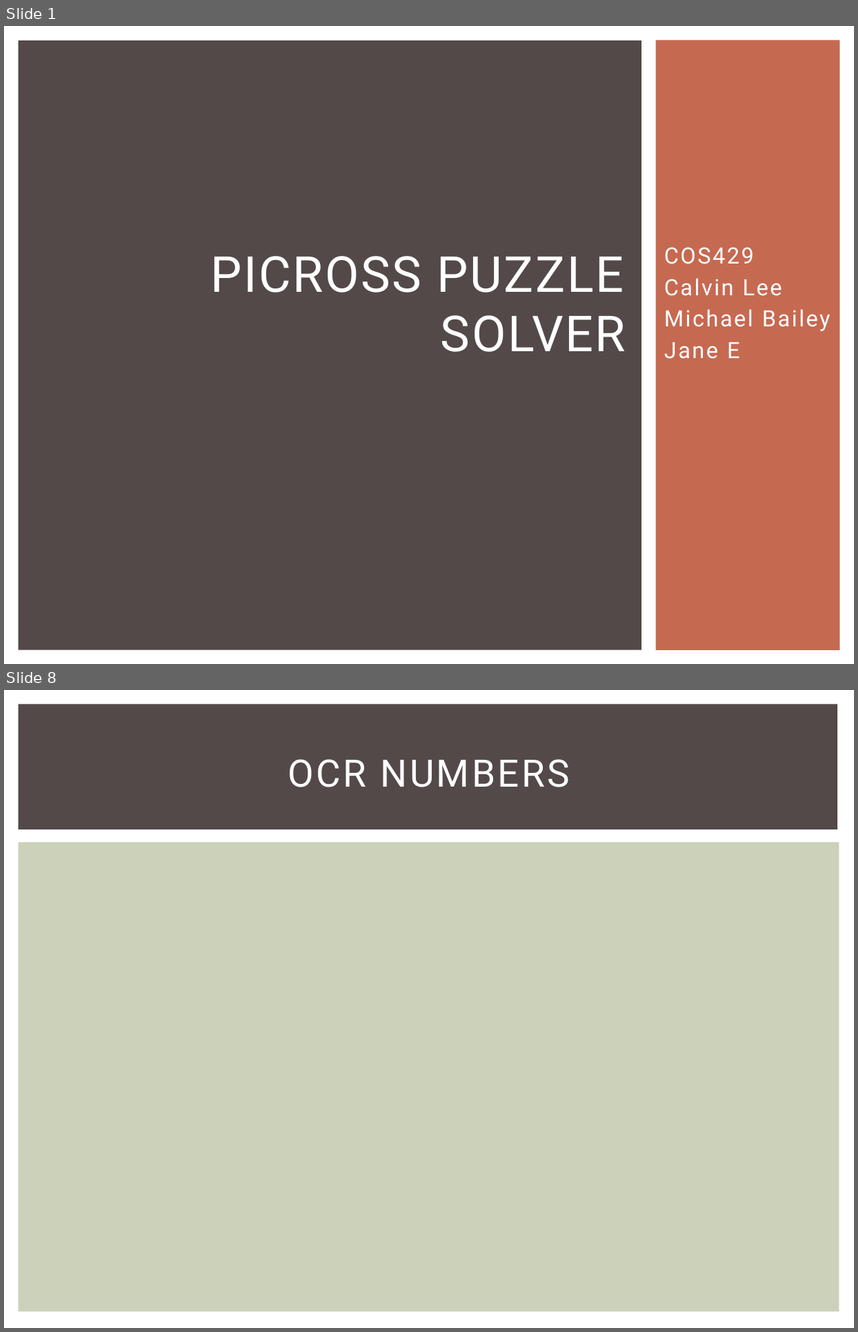
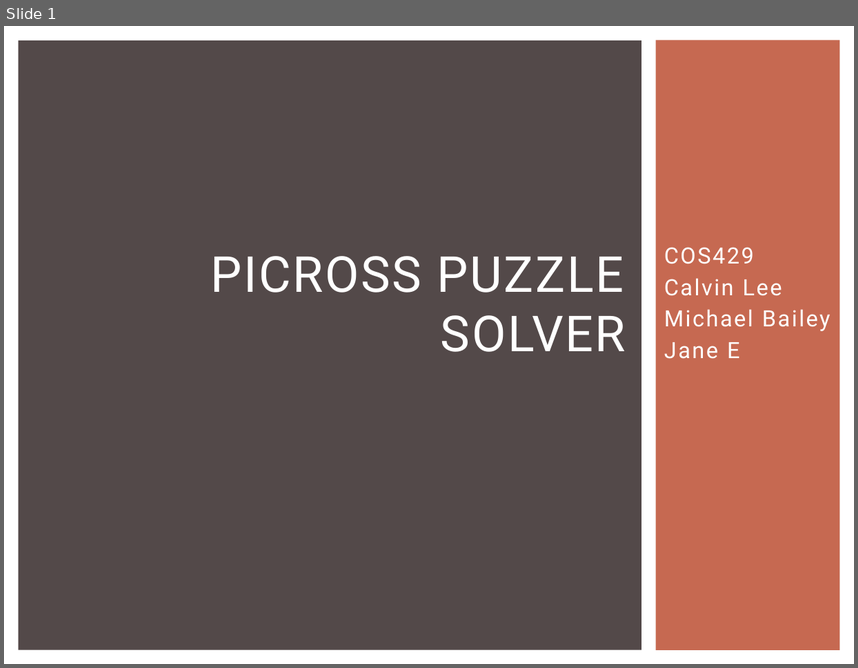
Before and after one commit to Calvin-Michael-Jane/Picross-Vision-Solver, a slide deck: COS429FinalProject.pptx. Shown one above the other, each under a label of ours: slides 1 and 8 before the commit, slide 1 after it; the slides between them are not shown. The pictures are 858x1332 and 858x668 pixels, drawn with LibreOffice and Linux fonts; fonts in the diff are those of the drawing. Boxes give left, top, right and bottom in pixels: in the first picture for what was removed or moved away, otherwise in the second. Text is boxed around its words. In the diff, an @@ line names an element or a change of style, - is before the commit and + after.

```diff
--- a/COS429FinalProject.pptx
+++ b/COS429FinalProject.pptx
@@ slide 8 removed at (4,690,854,1328), background #FFFFFF @@
@@ rectangle removed at (18,704,838,829) @@
@@ title removed at (288,759,570,787) @@
-OCR NUMBERS
@@ rectangle removed at (18,842,840,1312) @@
```
Also in this commit, not shown: 4 slides changed, 5 slides added, 4 other slides removed, 16 other files.
